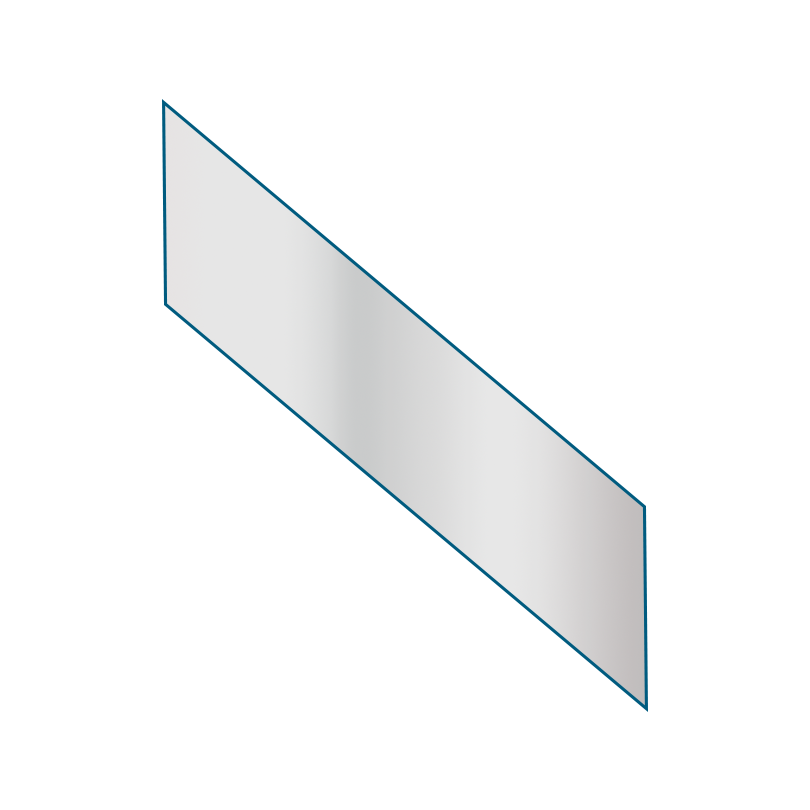
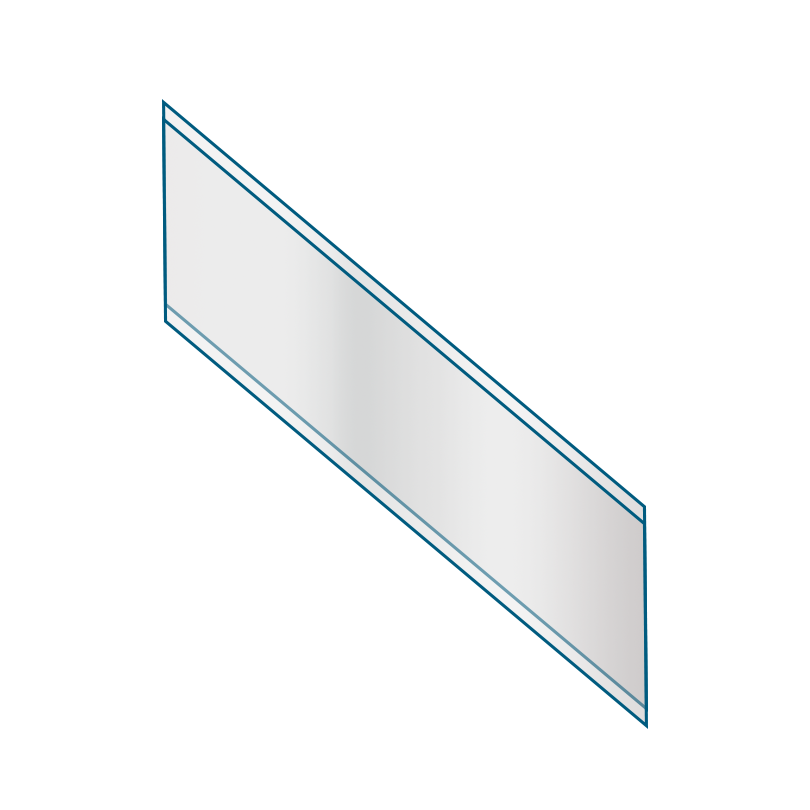
Two versions of the same layered image (810 x 810). Layer-by-layer changes:
added layer "Rectangle 3 copy" above "Layer 3" over [162, 116, 648, 729]
painted on "Rectangle 3" over [165, 107, 645, 705]
